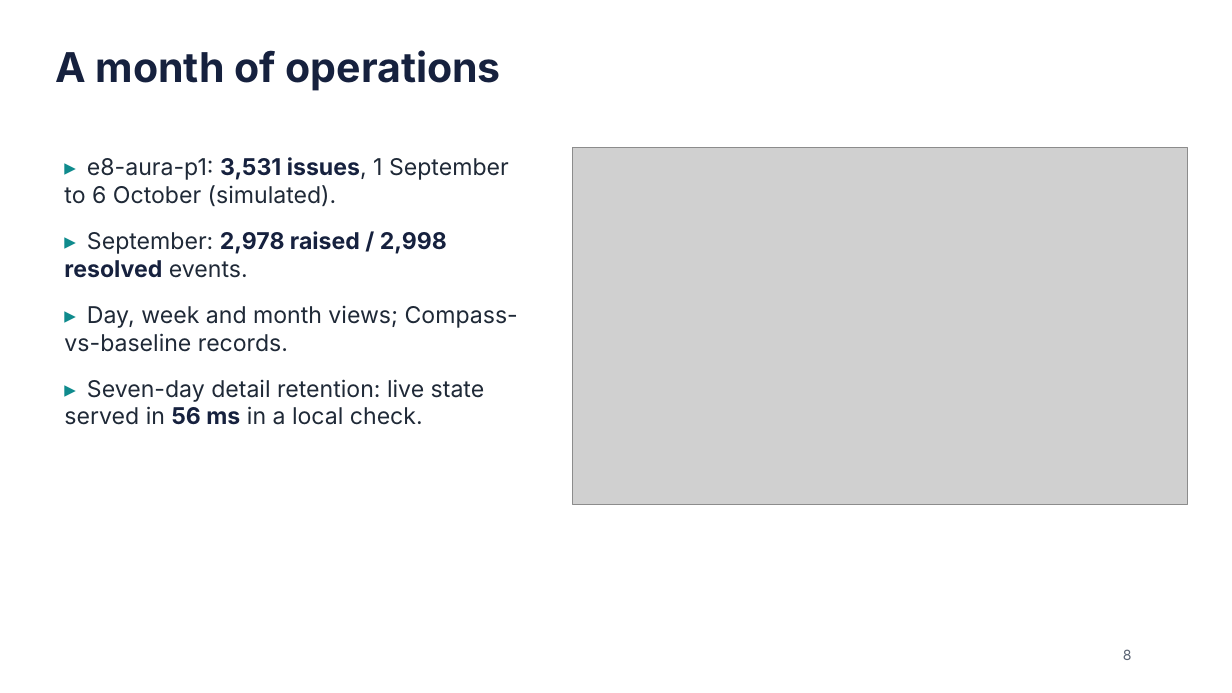
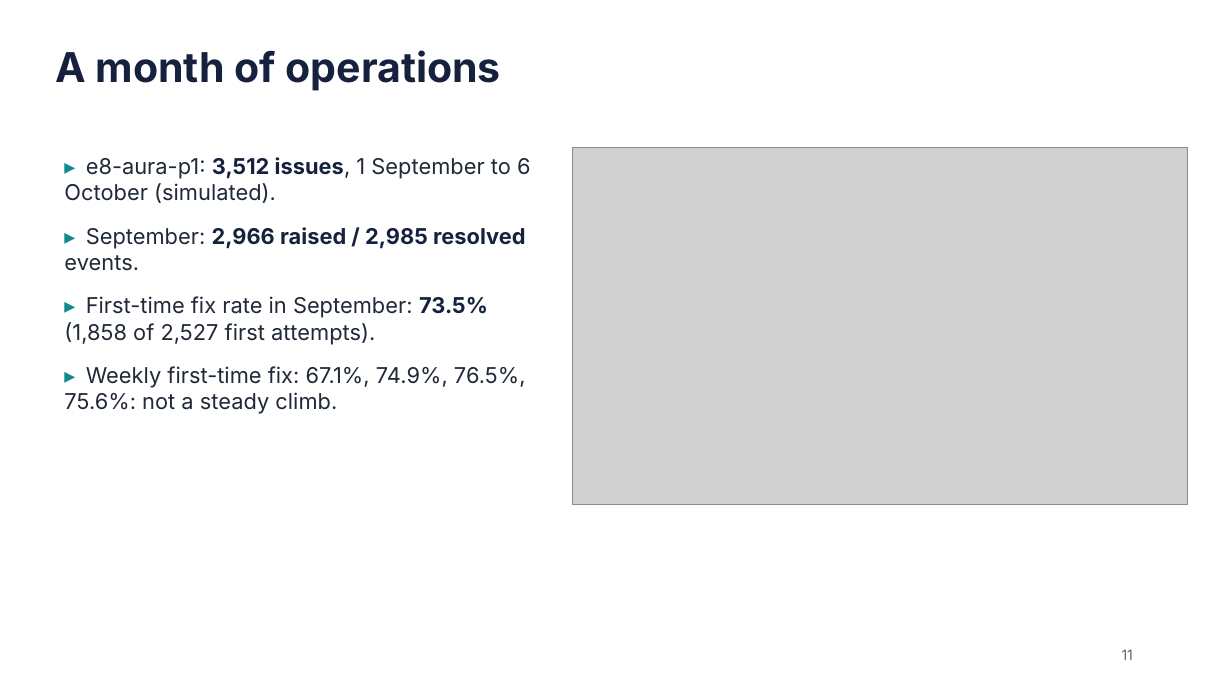
Before and after one commit to e8aura-makodev58/amd-compass, a slide deck: slide 11 of docs/submission/ResponseCompass-deck.pptx (slide 8 before the commit). Drawn at 1232x693 pixels with LibreOffice and Linux fonts; fonts in the diff are those of the drawing; grey boxes stand for pictures. Boxes give left, top, right and bottom in pixels: in the first picture for what was removed or moved away, otherwise in the second. Text is boxed around its words. In the diff, an @@ line names an element or a change of style, - is before the commit and + after.

```diff
--- a/docs/submission/ResponseCompass-deck.pptx
+++ b/docs/submission/ResponseCompass-deck.pptx
@@ text at (64,157,531,414): text changed; size 18 to 17 pt @@
-▸ e8-aura-p1: 3,531 issues, 1 September to 6 October (simulated).
-▸ September: 2,978 raised / 2,998 resolved events.
-▸ Day, week and month views; Compass-vs-baseline records.
-▸ Seven-day detail retention: live state served in 56 ms in a local check.
+▸ e8-aura-p1: 3,512 issues, 1 September to 6 October (simulated).
+▸ September: 2,966 raised / 2,985 resolved events.
+▸ First-time fix rate in September: 73.5% (1,858 of 2,527 first attempts).
+▸ Weekly first-time fix: 67.1%, 74.9%, 76.5%, 75.6%: not a steady climb.
@@ text at (1122,649,1133,660): text changed @@
-8
+11
```
Also in this commit, not shown: 7 other slides changed, 6 slides added, 2 slides removed, 16 other files.
